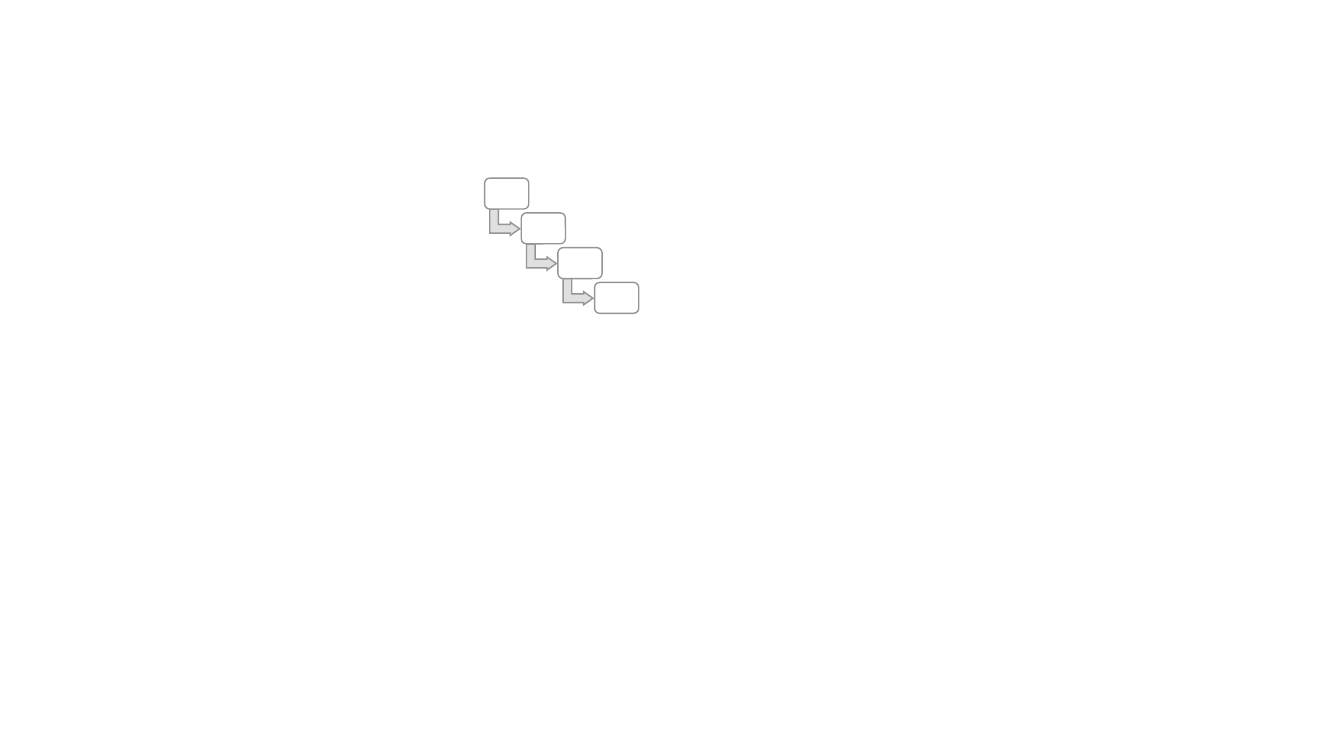
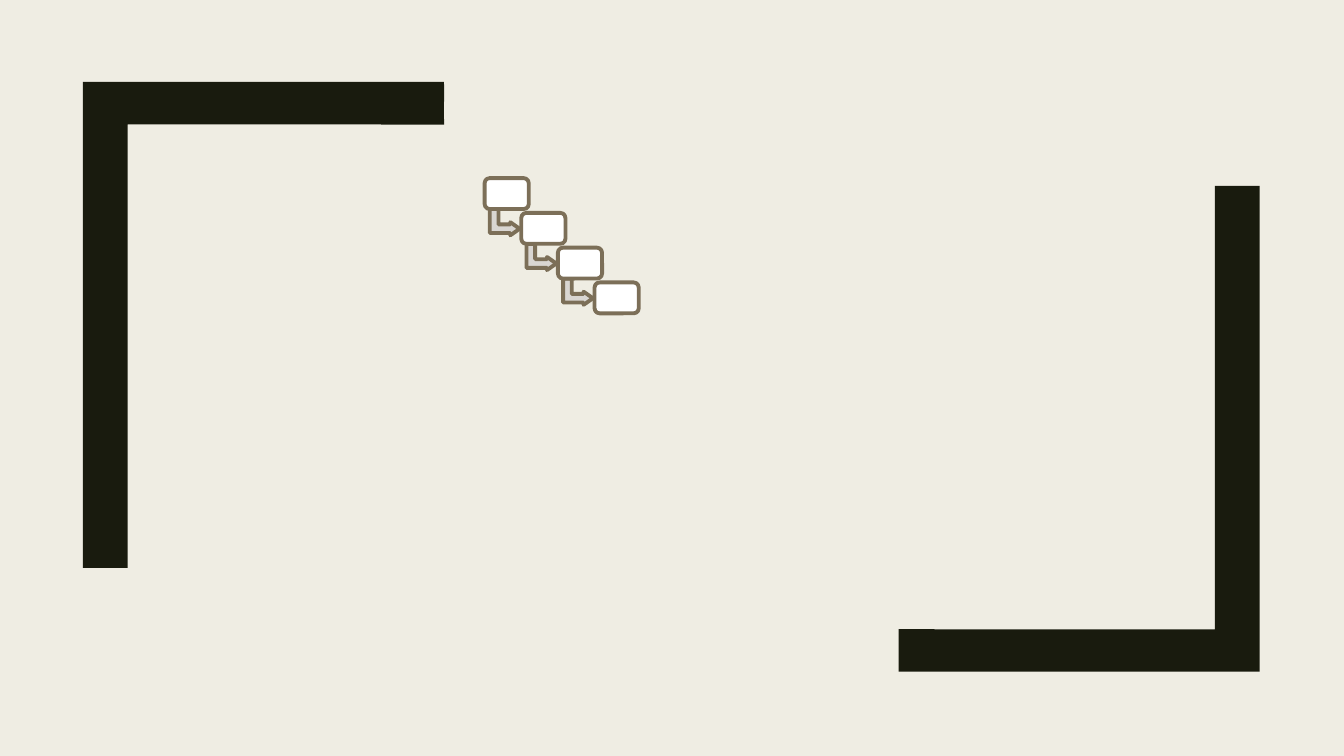
Before and after one commit to SmellingSalt/Seminar-2018, a slide deck: slide 1 of Bitcoin.pptx. Drawn at 1344x756 pixels with LibreOffice and Linux fonts; fonts in the diff are those of the drawing. Boxes give left, top, right and bottom in pixels: in the first picture for what was removed or moved away, otherwise in the second. Text is boxed around its words. In the diff, an @@ line names an element or a change of style, - is before the commit and + after.

```diff
--- a/Bitcoin.pptx
+++ b/Bitcoin.pptx
@@ background #FFFFFF to #EFEDE3 @@
@@ freeform shape added at <box>83,82,444,568</box>, fill #191B0E @@
@@ freeform shape added at <box>899,186,1260,671</box>, fill #191B0E @@
@@ fill #E1E1E1 to #DAD7D2; outline #969696 1 pt to #7C7058 2.75 pt in 3 elements at <box>490,210,520,236</box>, <box>526,244,557,270</box>, <box>563,279,593,306</box> @@
@@ outline #969696 1 pt to #7C7058 2.75 pt in 4 elements at <box>485,178,529,210</box>, <box>521,213,566,244</box>, <box>559,248,603,279</box>, <box>595,282,639,314</box> @@
```
Also in this commit, not shown: 3 other slides changed, 11 slides added, 3 other files.
